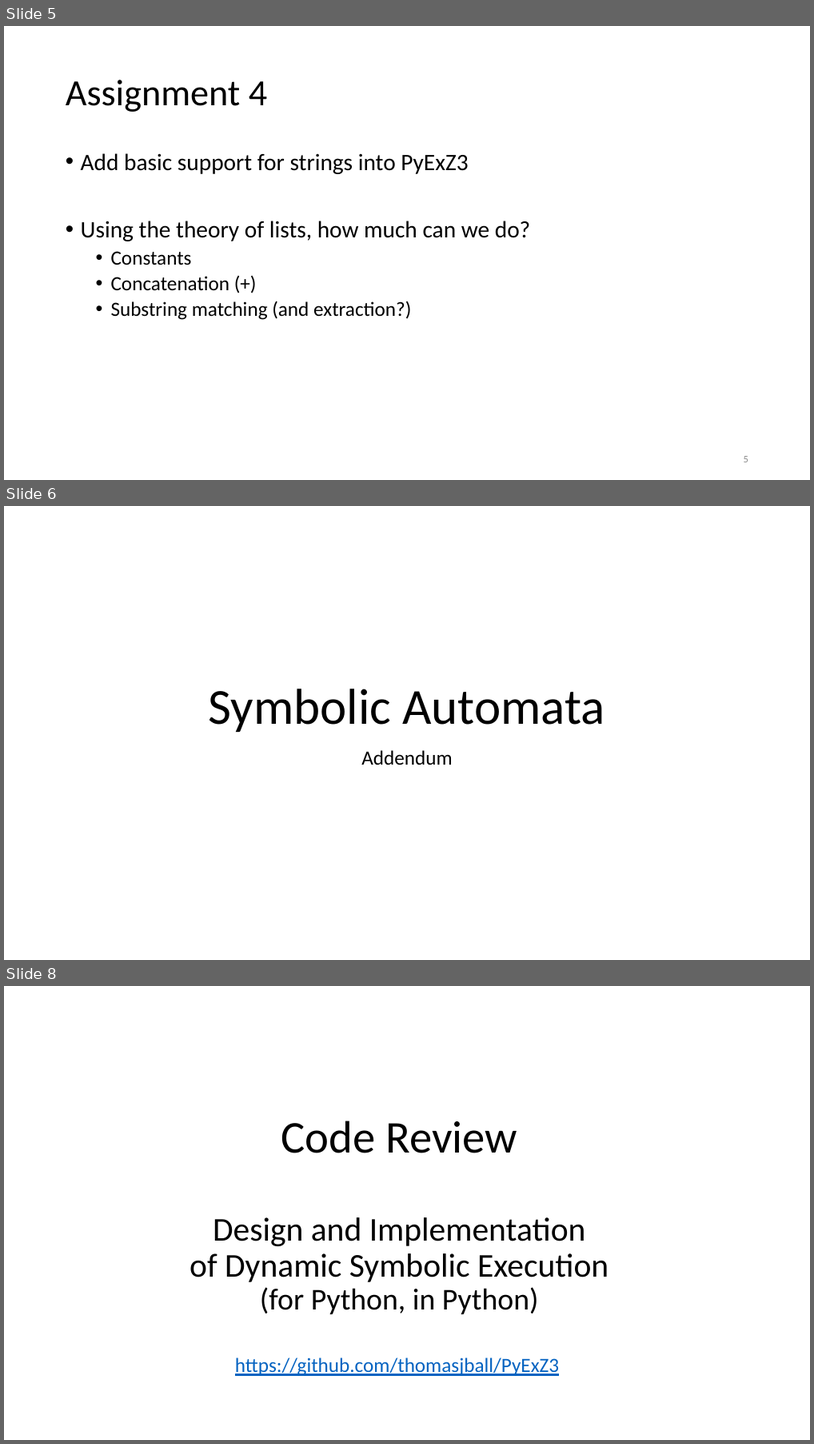
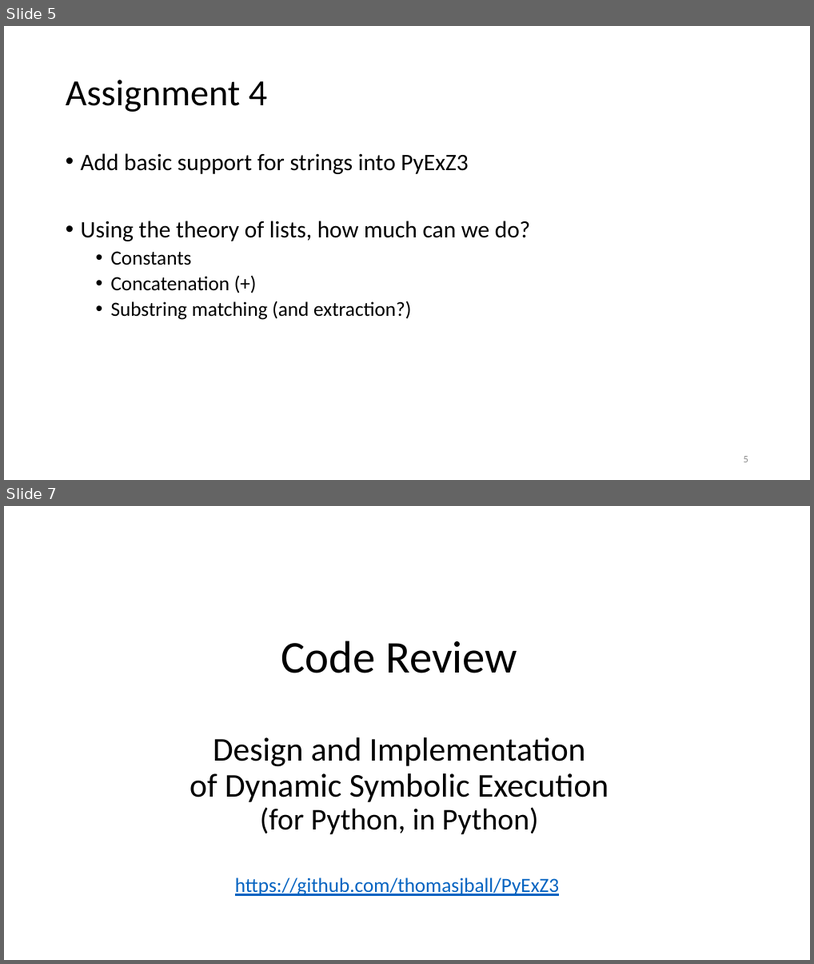
Before and after one commit to thomasjball/PyExZ3, a slide deck: marktoberdorf_slides/CodeReview.pptx. Shown one above the other, each under a label of ours: slides 5, 6 and 8 before the commit, slides 5 and 7 after it; the slides between them are not shown. The pictures are 814x1444 and 814x964 pixels, drawn with LibreOffice and Linux fonts; fonts in the diff are those of the drawing. Boxes give left, top, right and bottom in pixels: in the first picture for what was removed or moved away, otherwise in the second. Text is boxed around its words. In the diff, an @@ line names an element or a change of style, - is before the commit and + after.

```diff
--- a/marktoberdorf_slides/CodeReview.pptx
+++ b/marktoberdorf_slides/CodeReview.pptx
@@ slide 6 removed at [4, 506, 810, 960], background #FFFFFF @@
@@ title removed at [209, 688, 606, 732] @@
-Symbolic Automata
@@ subtitle removed at [362, 750, 452, 764] @@
-Addendum
@@ what was slide 8 is now slide 7 @@
```
Also in this commit, not shown: 2 slides changed, 6 other files.
